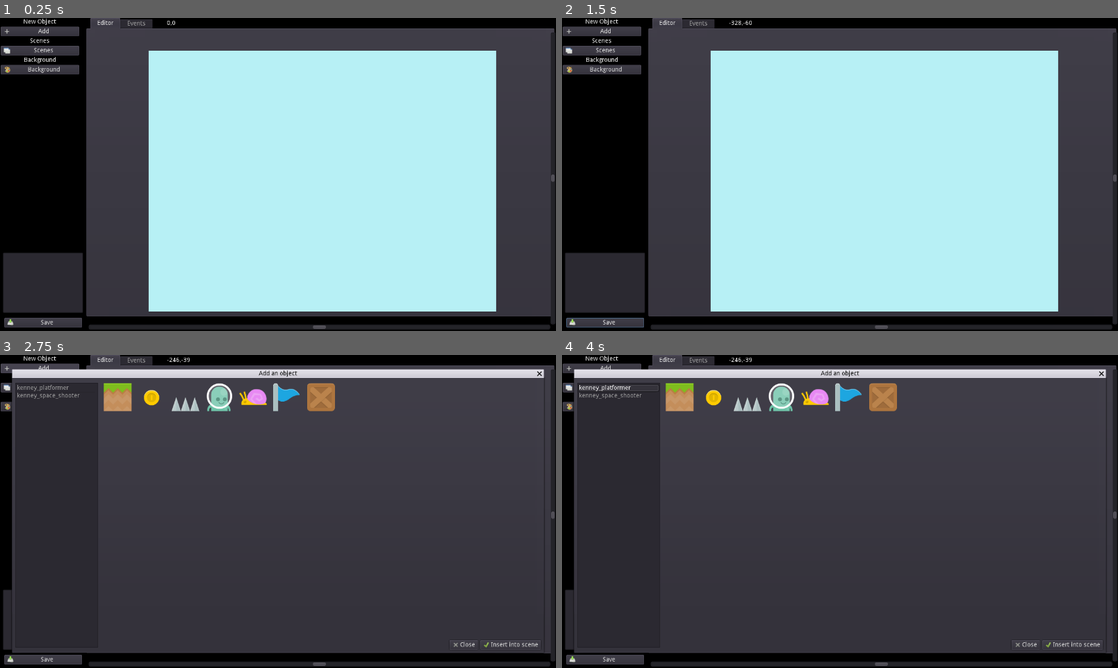
Above: before the commit, frames 1-4 (two rows, left to right).
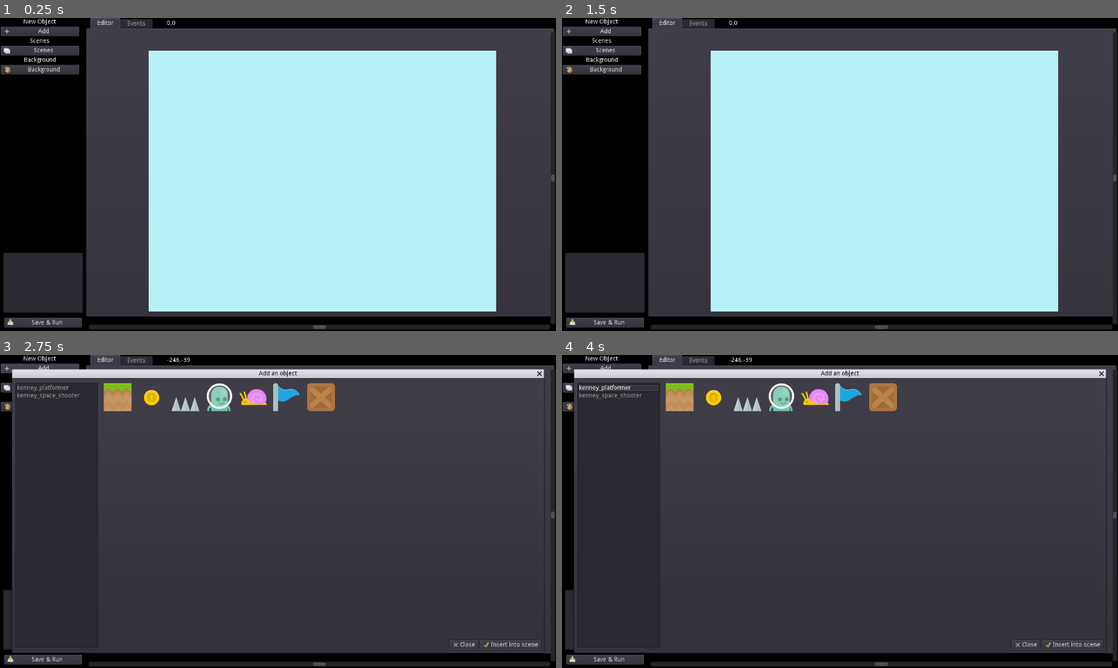
Above: after the commit, the same moments.

Repository: alketii/gogol
Game: Godot game, scene res://main.tscn
Two runs of this game, one before a commit and one after it. Both use one fixed random seed, a clock stepped at 60 frames per second and the inputs below.
Inputs (mouse positions are in pixels of both pictures, inside the frame that each line leads up to):
- Up to frame 1 (0.25 s): no input
- Up to frame 2 (1.5 s): click "Save" (after the commit: "Save & Run") at 0.5 s; click (567, 21) at 1.25 s, where only the run after the commit has a clickable "<"
- Up to frame 3 (2.75 s): click "Add" at 2 s
- Up to frame 4 (4 s): click "Scenes" at 2.75 s; click "Add" at 3.5 s

The runs differ from the first frame. In frame 1, less than 0.1% of the frame differs, in the area x 5-12%, y 96-98%; in frame 2, 0.2%, in the area x 0-35%, y 0-99%; in frame 3, less than 0.1%; in frame 4, less than 0.1%.

Commit message:
started a basic runner, unstable

Diff:
--- a/main.gd
+++ b/main.gd
@@ -177,9 +177,12 @@
 		var props = {}
 		for prop in i.custom_prop:
 			props[prop] = i.custom_prop[prop]['value']
+
+		var out_pos = i.get_position() - gviewport.get_position()
 		output[i.get_name()]= {
 			"name":i.obj_name,
-			"pos":i.get_position() - gviewport.get_position(),
+			"pos_x":out_pos.x,
+			"pos_y":out_pos.y,
 			"type":i.obj_type,
 			"loc":i.location,
 			"group":i.obj_group,
@@ -188,6 +191,7 @@
 			"prop":props
 		}
 	saveproject.store_line(to_json(output))
+	get_tree().change_scene("res://runner.tscn")
 
 func _on_duplicate_object_button_down():
 	dup_cnt.get_node("clone").set_pressed(false)
--- a/main.tscn
+++ b/main.tscn
@@ -15,7 +15,7 @@
 [sub_resource type="Theme" id=1]
 
 
-[node name="main" type="Node2D" index="0"]
+[node name="main" type="Node2D"]
 
 script = ExtResource( 1 )
 
@@ -920,7 +920,7 @@
 enabled_focus_mode = 2
 shortcut = null
 group = null
-text = "Save"
+text = "Save & Run"
 icon = ExtResource( 11 )
 flat = false
 align = 1
--- /dev/null
+++ b/object_types/static/obj.gd
@@ -0,0 +1,23 @@
+# WIP - not usable yet
+
+extends StaticBody2D
+
+
+func _ready():
+	pass
+
+func gg_import_media(media):
+	print(media)
+	var anims = ['default'] # TODO get dirs
+	for anim in anims:
+		var sprites = 10 # TODO count files
+		for i in range(1,sprites+1):
+			var sprite = ImageTexture.new()
+			sprite.load(media+"/frames/"+anim+"/frame_"+str(i)+".png")
+			$sprites.get_sprite_frames().add_frame(anim,sprite)
+
+func gg_set_animation(animation):
+	pass
+
+func gg_set_frame(frame):
+	$sprites.set_frame(frame-1)
--- /dev/null
+++ b/object_types/static/obj.tscn
@@ -0,0 +1,38 @@
+[gd_scene load_steps=4 format=2]
+
+[ext_resource path="res://object_types/static/obj.gd" type="Script" id=1]
+
+[sub_resource type="SpriteFrames" id=3]
+
+animations = [ {
+"frames": [  ],
+"loop": true,
+"name": "default",
+"speed": 5.0
+} ]
+
+[sub_resource type="RectangleShape2D" id=2]
+
+custom_solver_bias = 0.0
+extents = Vector2( 10, 10 )
+
+[node name="static" type="StaticBody2D"]
+
+input_pickable = false
+collision_layer = 1
+collision_mask = 1
+constant_linear_velocity = Vector2( 0, 0 )
+constant_angular_velocity = 0.0
+friction = 1.0
+bounce = 0.0
+script = ExtResource( 1 )
+
+[node name="sprites" type="AnimatedSprite" parent="." index="0"]
+
+frames = SubResource( 3 )
+animation = "default"
+_sections_unfolded = [ "Transform" ]
+
+[node name="CollisionShape2D" type="CollisionShape2D" parent="." index="1"]
+
+shape = SubResource( 2 )
--- /dev/null
+++ b/runner.gd
@@ -0,0 +1,21 @@
+extends Node2D
+
+var project = {}
+
+func _ready():
+	var file = File.new()
+	file.open("user://"+global.project+"/scn_"+global.scene+".json", File.READ)
+	project = parse_json(file.get_as_text())
+	file.close()
+	for item in project:
+		if project[item]['type'] == "static": # TMP only allow static for now
+			var obj_load = load("res://object_types/"+project[item]['type']+"/obj.tscn") #for some reason item['loc'] is not working
+			var obj = obj_load.instance()
+			obj.set_position(Vector2(project[item]['pos_x'],project[item]['pos_y']))
+			obj.gg_import_media(project[item]['loc']) # TODO if obj is part of a group, just skip this part and clone the node
+			obj.gg_set_animation(project[item]['anim'])
+			obj.gg_set_frame(project[item]['frame'])
+			add_child(obj)
+
+func _on_back_button_down():
+	get_tree().change_scene("res://main.tscn")
--- /dev/null
+++ b/runner.tscn
@@ -0,0 +1,32 @@
+[gd_scene load_steps=2 format=2]
+
+[ext_resource path="res://runner.gd" type="Script" id=1]
+
+[node name="runner" type="Node2D" index="0"]
+
+script = ExtResource( 1 )
+
+[node name="back" type="Button" parent="." index="0"]
+
+anchor_left = 0.0
+anchor_top = 0.0
+anchor_right = 0.0
+anchor_bottom = 0.0
+margin_right = 21.0
+margin_bottom = 20.0
+rect_pivot_offset = Vector2( 0, 0 )
+rect_clip_content = false
+focus_mode = 2
+mouse_filter = 0
+mouse_default_cursor_shape = 0
+size_flags_horizontal = 1
+size_flags_vertical = 1
+toggle_mode = false
+enabled_focus_mode = 2
+shortcut = null
+group = null
+text = "<"
+flat = false
+align = 1
+
+[connection signal="button_down" from="back" to="." method="_on_back_button_down"]
Not shown, changed: block.png.import
Not shown, changed: block_16.png.import
Not shown, changed: icon.png.import
Not shown, changed: icons/Accessories-Dictionary-32.png.import
Not shown, changed: icons/Add-Files-To-Archive-32.png.import
Not shown, changed: icons/Add-Files-To-Archive-Blue-32.png.import
Not shown, changed: icons/Add-Files-To-Archive-Yellow-32.png.import
Not shown, changed: icons/Application-Default-Icon-32.png.import
Not shown, changed: icons/Application-Default-Orange-32.png.import
Not shown, changed: icons/Application-Default-Red-32.png.import
Not shown, changed: icons/Dialog-Apply-32.png.import
Not shown, changed: icons/Emblem-Money-32.png.import
(and 360 more such lines)
